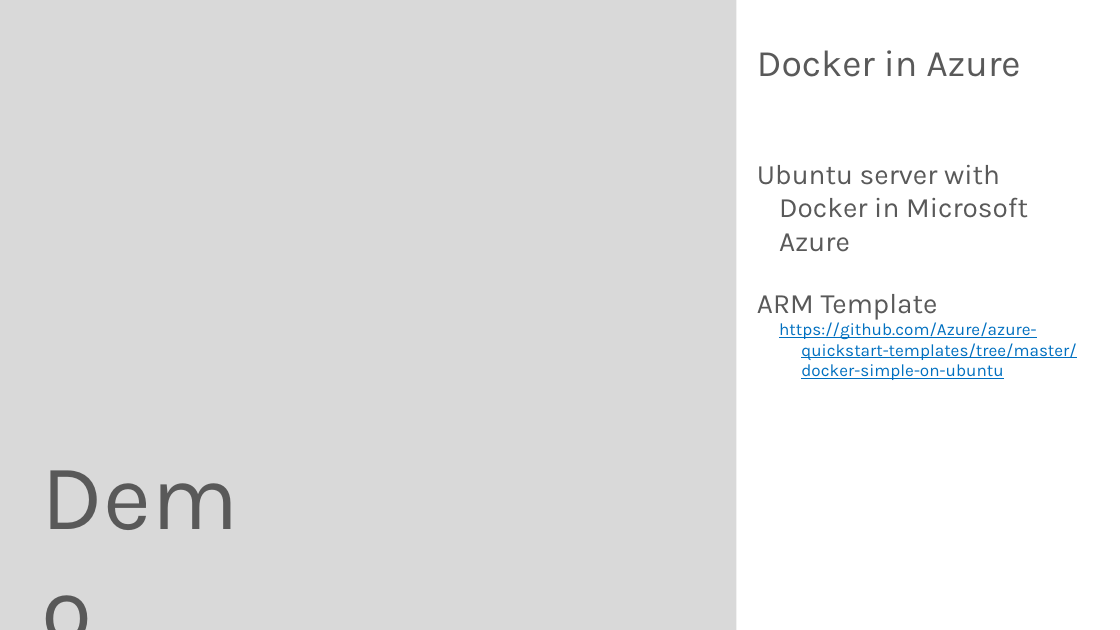
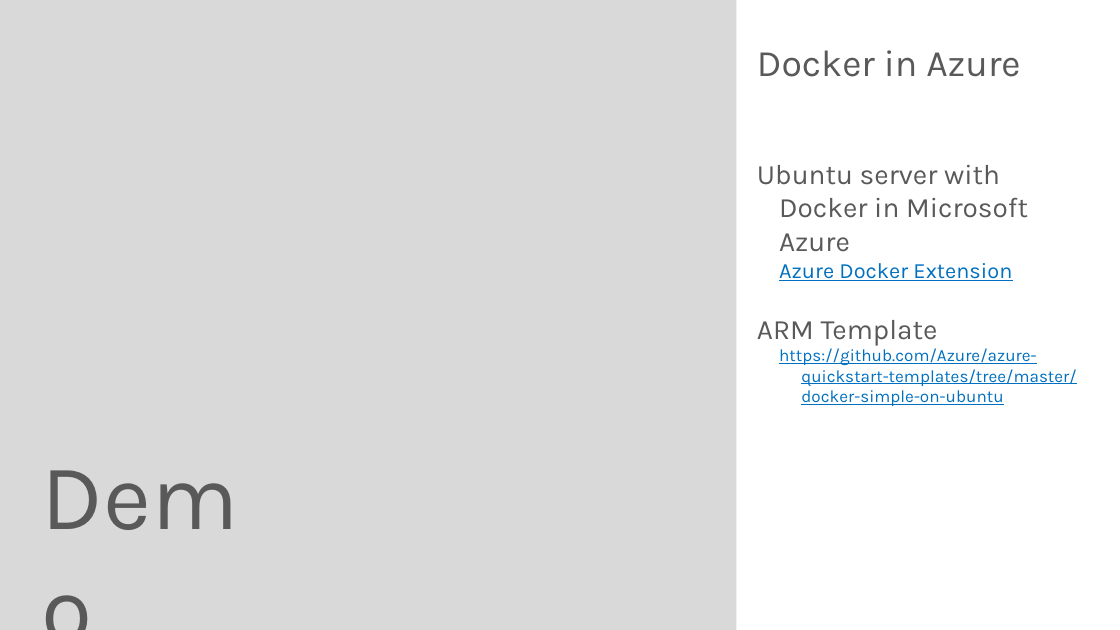
Before and after one commit to rstropek/DockerVS2015Intro, a slide deck: slide 7 of slides/Docker-Workshop.pptx. Drawn at 1120x630 pixels with LibreOffice and Linux fonts; fonts in the diff are those of the drawing. Boxes give left, top, right and bottom in pixels: in the first picture for what was removed or moved away, otherwise in the second. Text is boxed around its words. In the diff, an @@ line names an element or a change of style, - is before the commit and + after.

Commit message:
Enhance Docker slides

```diff
--- a/slides/Docker-Workshop.pptx
+++ b/slides/Docker-Workshop.pptx
@@ text at (779, 263, 1012, 281): paragraph added @@
+  Azure Docker Extension
```
Also in this commit, not shown: 1 other slide changed, 6 slides added.
